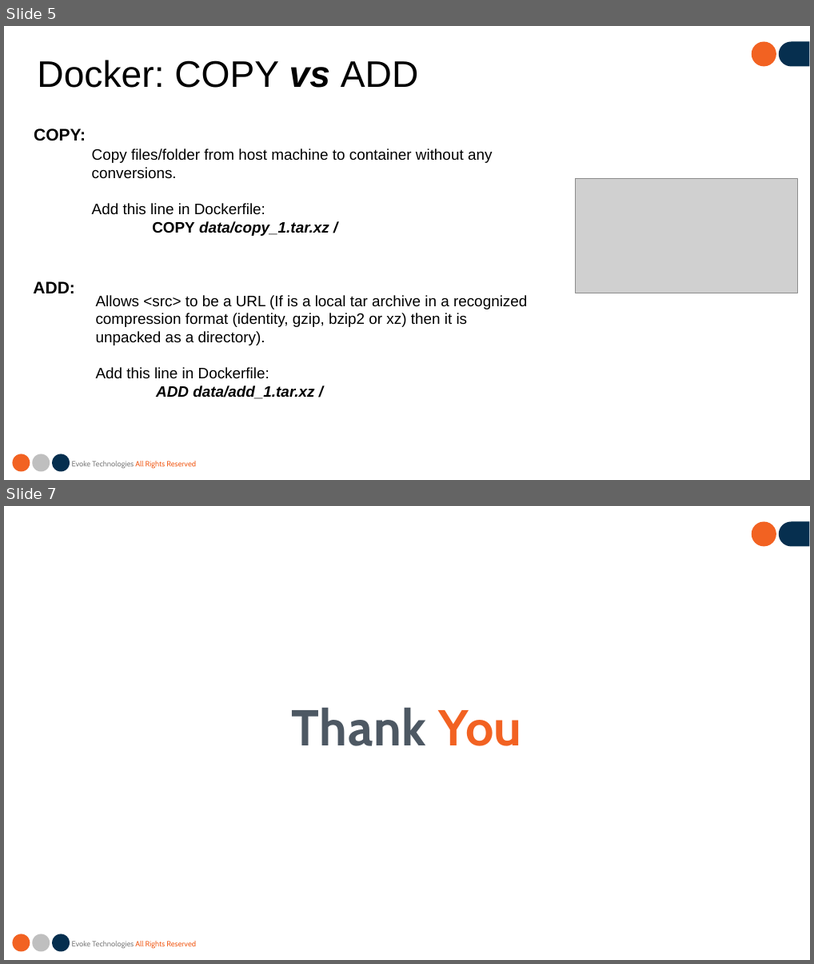
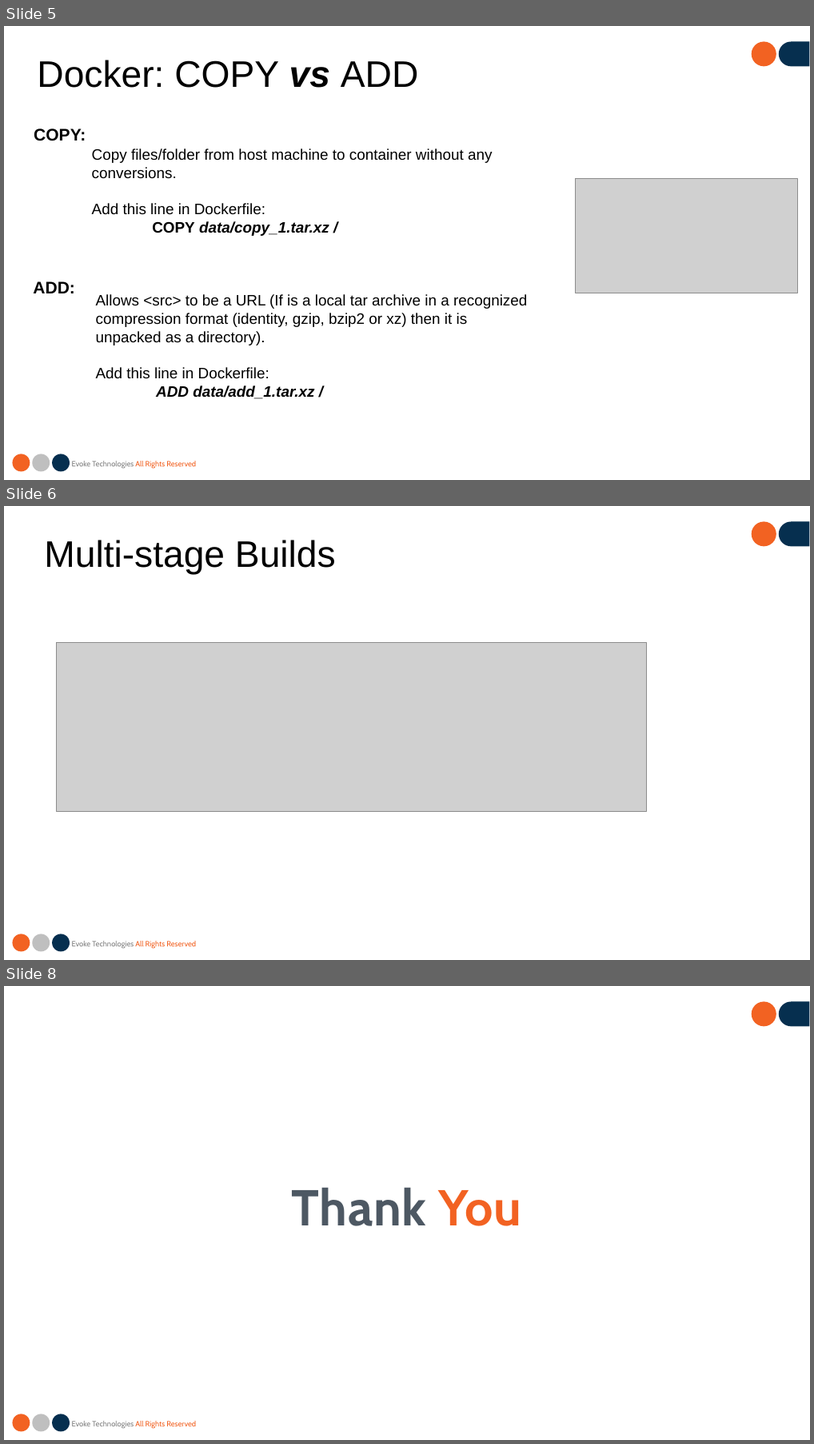
Before and after one commit to mbzama/docker-training, a slide deck: Docker Workshop - Session 3.pptx. Shown one above the other, each under a label of ours: slides 5 and 7 before the commit, slides 5, 6 and 8 after it; the slides between them are not shown. The pictures are 814x964 and 814x1444 pixels, drawn with LibreOffice and Linux fonts; fonts in the diff are those of the drawing; grey boxes stand for pictures; background and template pictures are left out. Boxes give left, top, right and bottom in pixels: in the first picture for what was removed or moved away, otherwise in the second. Text is boxed around its words. In the diff, an @@ line names an element or a change of style, - is before the commit and + after.

Commit message:
Add multi-stage slide

```diff
--- a/Docker Workshop - Session 3.pptx
+++ b/Docker Workshop - Session 3.pptx
@@ slide 6 added at (4, 506, 810, 960), background #FFFFFF; not listed: 6 template elements that a slide beside it also shows @@
@@ text added at (44, 540, 336, 575), 44 pt, text #000000 @@
+Multi-stage Builds
@@ picture added at (57, 642, 647, 810) @@
@@ what was slide 7 is now slide 8 @@
```
Also in this commit, not shown: 2 slides changed.
